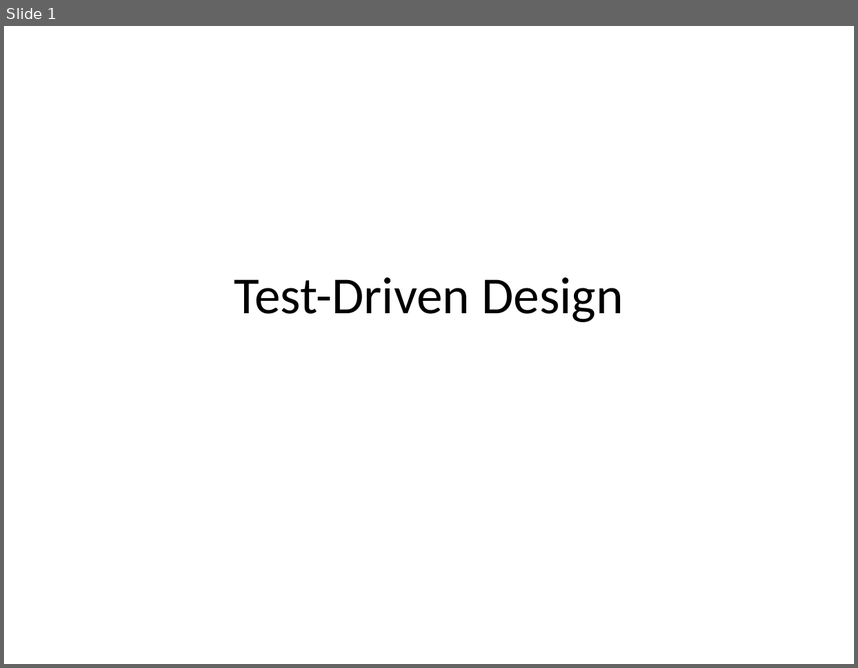
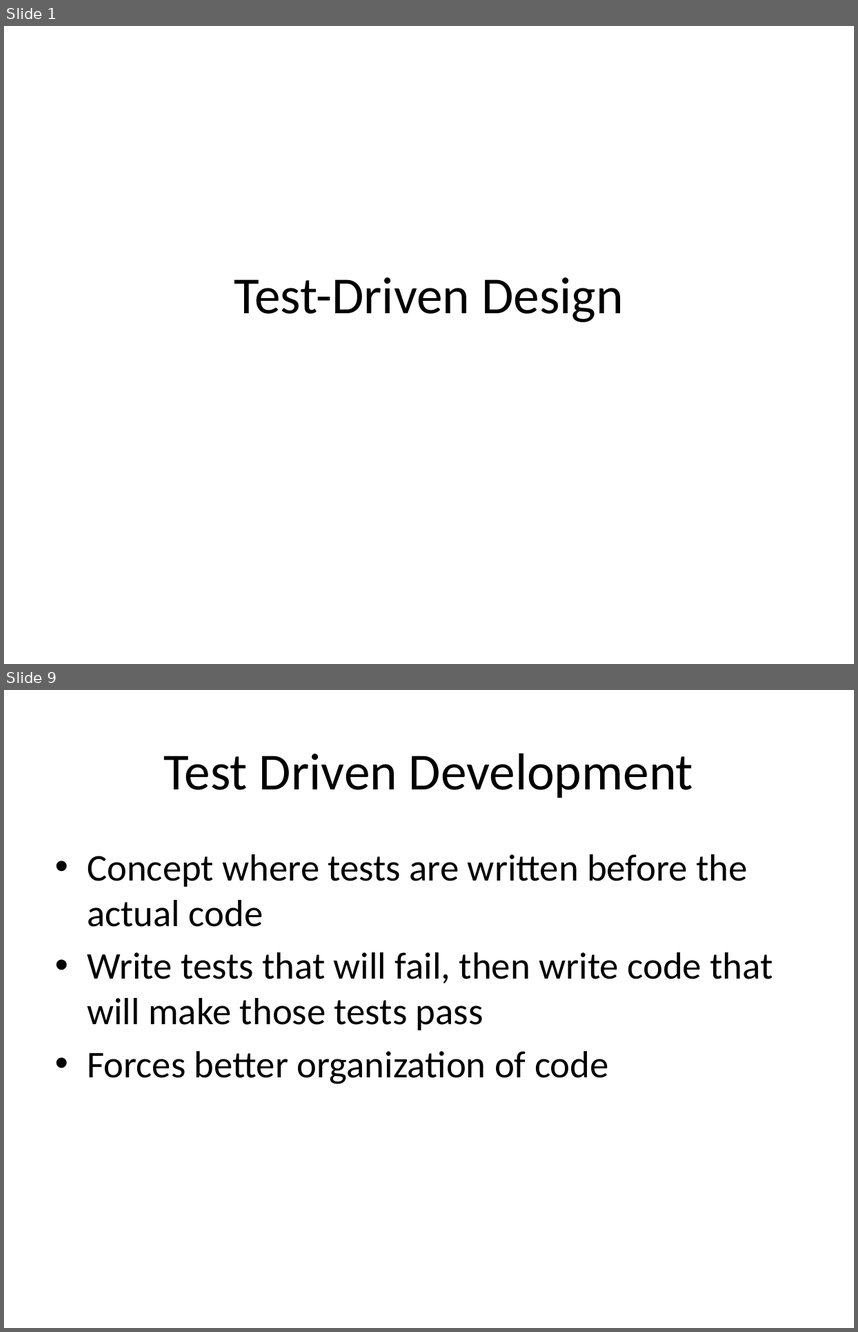
Before and after one commit to zengm71/Course-Overview, a slide deck: week_9/9.1 Test-Driven Design.pptx. Shown one above the other, each under a label of ours: slide 1 before the commit, slides 1 and 9 after it; the slides between them are not shown. The pictures are 858x668 and 858x1332 pixels, drawn with LibreOffice and Linux fonts; fonts in the diff are those of the drawing. Boxes give left, top, right and bottom in pixels: in the first picture for what was removed or moved away, otherwise in the second. Text is boxed around its words. In the diff, an @@ line names an element or a change of style, - is before the commit and + after.

```diff
--- a/week_9/9.1 Test-Driven Design.pptx
+++ b/week_9/9.1 Test-Driven Design.pptx
@@ slide 9 added at (4,690,854,1328), background #FFFFFF @@
@@ title added at (164,753,693,798), 44 pt, text #000000 @@
+Test Driven Development
@@ text added at (87,854,773,1084), 32 pt, text #000000 @@
+• Concept where tests are written before the actual code
+• Write tests that will fail, then write code that will make those tests pass
+• Forces better organization of code
```
Also in this commit, not shown: 8 other slides added.
